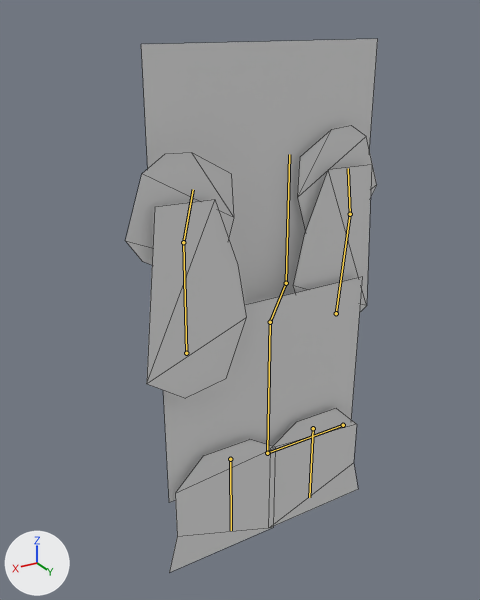
Two versions of the Blender file Athene/Blender/Player/Animations.blend, one commit apart.
Camera for both pictures: a camera (50 mm lens) standing at (3.19, 4.76, 4.88) and looking at (0.22, -0.19, 2.41). Lighting does not change. The marker at lower left points along +X, +Y and +Z. Both versions are drawn at frame 1 of the action 'Swim'; the numbers are the values there. The bones that bend it are drawn over the model as lines. Mesh edges are drawn as thin lines.

Objects in the first picture: 'Character'.
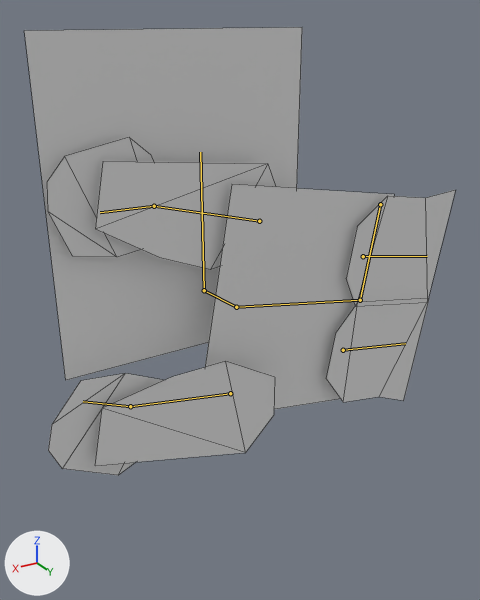
Changed parts and their boxes [x1, y1, x2, y2] in the pictures (480 x 600 px):
'Character', posed (70% wider, 16% shorter): before [125, 39, 378, 573]; after [24, 27, 455, 475]
bone 'control', root to tip: before (343, 425) to (267, 453); after (380, 204) to (360, 300)

The change in detail:
Bone 'control' (bone_control) moves from (0.0, 0.0, 0.0) to (-2.465, -0.277, 0.0).
Bone 'control' (bone_control) turns from (0, 0, 0) to (0, 0, -80) degrees about its own x, y and z.
